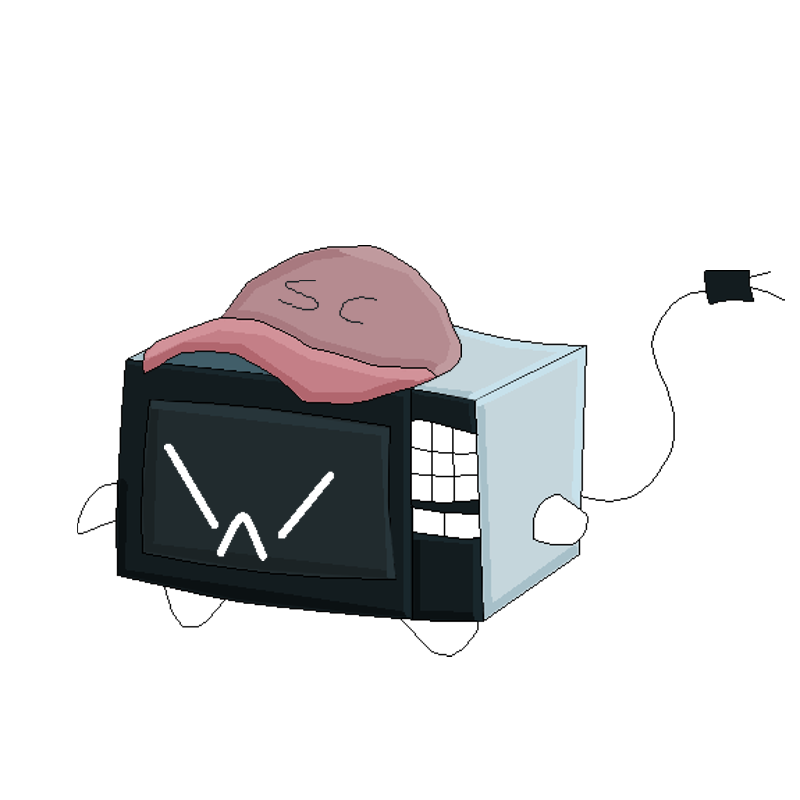
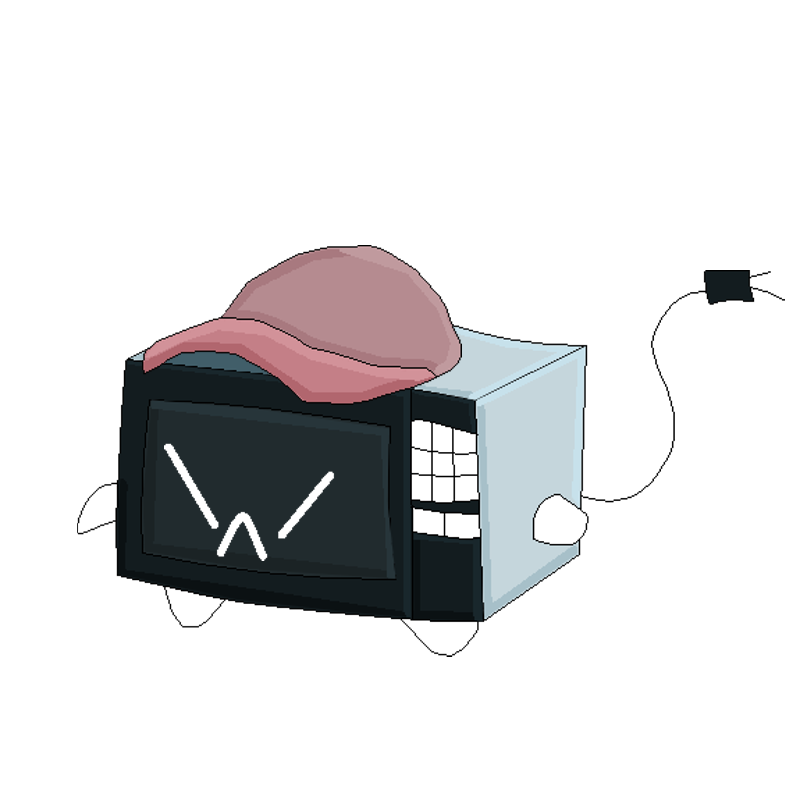
Revision of a layered w=800, h=800 image; what changed, layer by layer:
moved "Paint Layer 2" above "Paint Layer 3", painted on it over [278, 280, 377, 325]
painted on "Paint Layer 3" over [278, 280, 377, 325]
painted on "Paint Layer 1" over [278, 280, 377, 325]
